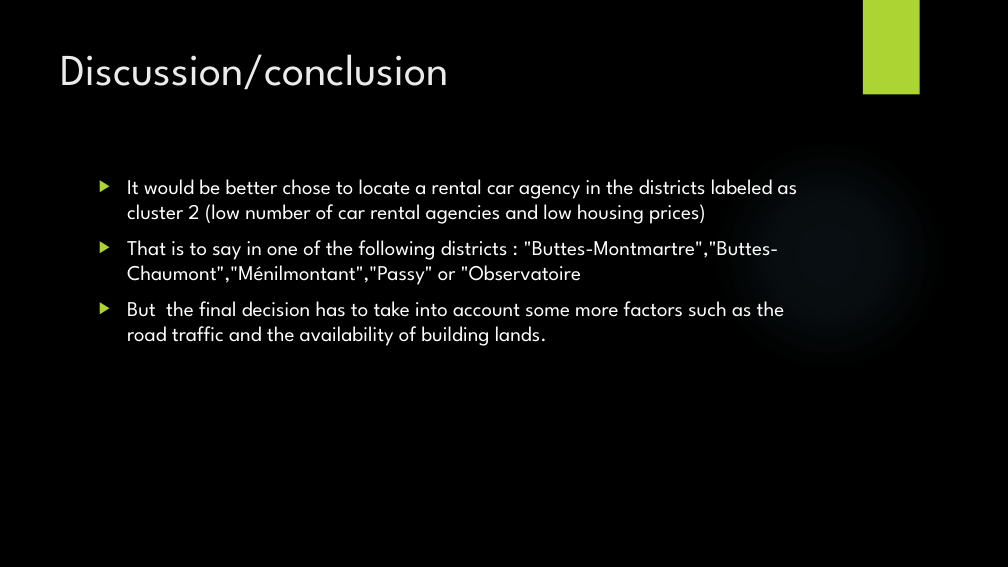
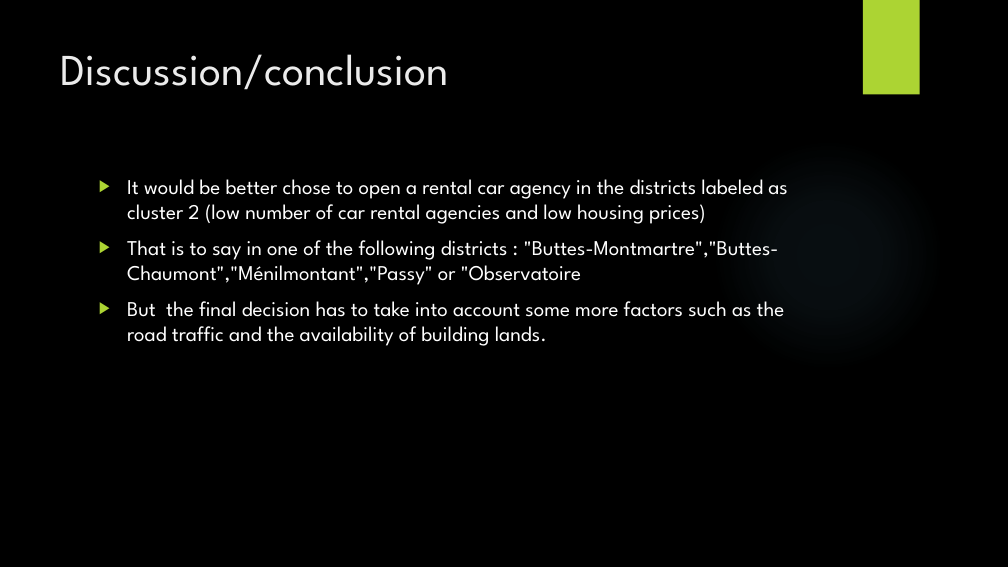
Before and after one commit to RedouanSabir/Coursera_Capstone, a slide deck: slide 9 of Best_location_for_a_car_rental_agency_in_Paris.pptx. Drawn at 1008x567 pixels with LibreOffice and Linux fonts; fonts in the diff are those of the drawing; background and template pictures are left out. Boxes give left, top, right and bottom in pixels: in the first picture for what was removed or moved away, otherwise in the second. Text is boxed around its words. In the diff, an @@ line names an element or a change of style, - is before the commit and + after.

Commit message:
Report,presentation & notebook submission

```diff
--- a/Best_location_for_a_car_rental_agency_in_Paris.pptx
+++ b/Best_location_for_a_car_rental_agency_in_Paris.pptx
@@ text at (127, 179, 787, 224): text changed @@
-▶ It would be better chose to locate a rental car agency in the districts labeled as cluster 2 (low number of car rental agencies and low housing prices)
+▶ It would be better chose to open a rental car agency in the districts labeled as cluster 2 (low number of car rental agencies and low housing prices)
```
Also in this commit, not shown: 4 other files.
